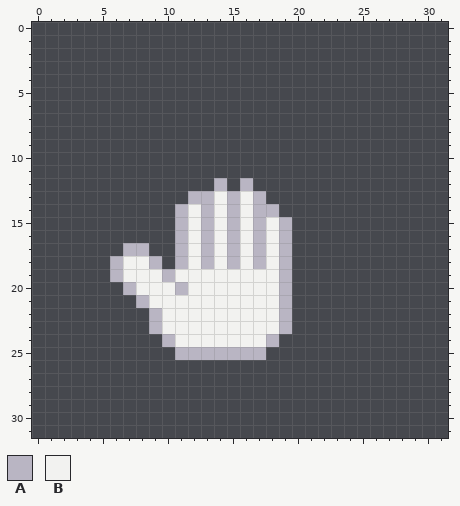
A pixel-art file gets an edit: Assets/Sprites/Sprite-hand.aseprite. Above: the version before the commit.
32x32 pixels, 1 frame.
Palette (. is transparent): A #b9b5c3  B #f2f2f0
Pixels before, first column x 6:
12 ........A.A...
13 ......AABABA..
14 .....ABABABAA.
15 .....ABABABABA
16 .....ABABABABA
17 .AA..ABABABABA
18 ABBA.ABABABABA
19 ABBBABBBBBBBBA
20 .ABBBABBBBBBBA
21 ..ABBBBBBBBBBA
22 ...ABBBBBBBBBA
23 ...ABBBBBBBBBA
24 ....ABBBBBBBA.
25 .....AAAAAAA..
After:
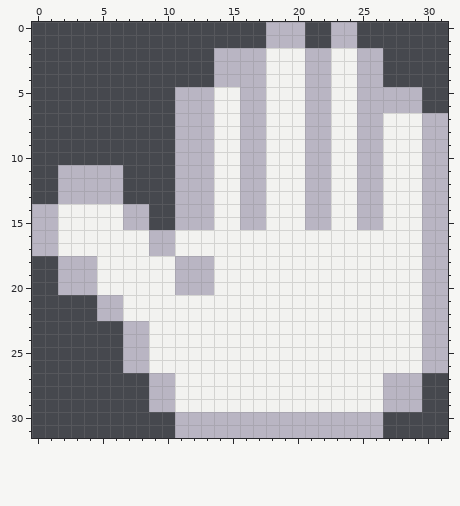
From old to new:
Changed rows in their new state; - is an unchanged pixel.
first column x 0:
 0 ------------------AAA--AA-------
 1 ------------------AAA--AA-------
 2 --------------AAAABBBAABBAA-----
 3 --------------AAAABBBAABBAA-----
 4 --------------AAAABBBAABBAA-----
 5 -----------AAABBAABBBAABBAAAAA--
 6 -----------AAABBAABBBAABBAAAAA--
 7 -----------AAABBAABBBAABBAABBBAA
 8 -----------AAABBAABBBAABBAABBBAA
 9 -----------AAABBAABBBAABBAABBBAA
10 -----------AAABBAABBBAABBAABBBAA
11 --AAAAA----AAABBAABBBAABBAABBBAA
12 --AAAAA----AAABB-ABBBAABBAABBBAA
13 --AAAAA----A---BA-BBBAABBAABBBAA
14 AABBBBBAA---A--BA-BBBAABBAABBBAA
15 AABBBBBAA---A--BA--BBAABBAABBBAA
16 AABBBBBBBAAB-B-B-B-BBBBBBBBBBBAA
17 AABBBBBBBAAB-B-B-B-BBBBBBBBBBBAA
18 --AAABB--BB-A--B-B-BBBBBBBBBBBAA
19 --AAABB---BAAA-----BBBBBBBBBBBAA
20 --AAABBB----AA-----BBBBBBBBBBBAA
21 -----AABB----------BBBBBBBBBBBAA
22 -----AABBB---------BBBBBBBBBBBAA
23 -------AAB---------BBBBBBBBBBBAA
24 -------AABB-------BBBBBBBBBBBBAA
25 -------AABBBBBBBBBBBBBBBBBBBBBAA
26 -------AABBBBBBBBBBBBBBBBBBBBBAA
27 ---------AABBBBBBBBBBBBBBBBAAA--
28 ---------AABBBBBBBBBBBBBBBBAAA--
29 ---------AABBBBBBBBBBBBBBBBAAA--
30 -----------AAAAAAAAAAAAAAAA-----
31 -----------AAAAAAAAAAAAAAAA-----
Changed places in both pictures, as pixel boxes (x1, y1, x2, y2):
changed: (32, 22, 448, 438)
